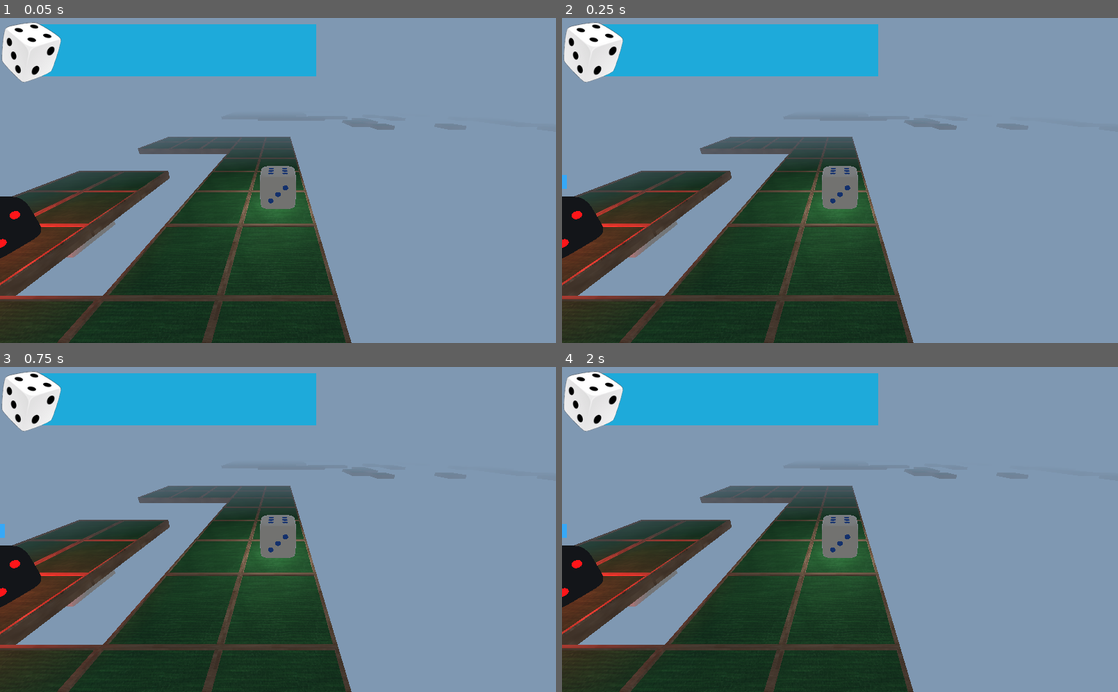
Above: before the commit, frames 1-4 (two rows, left to right).
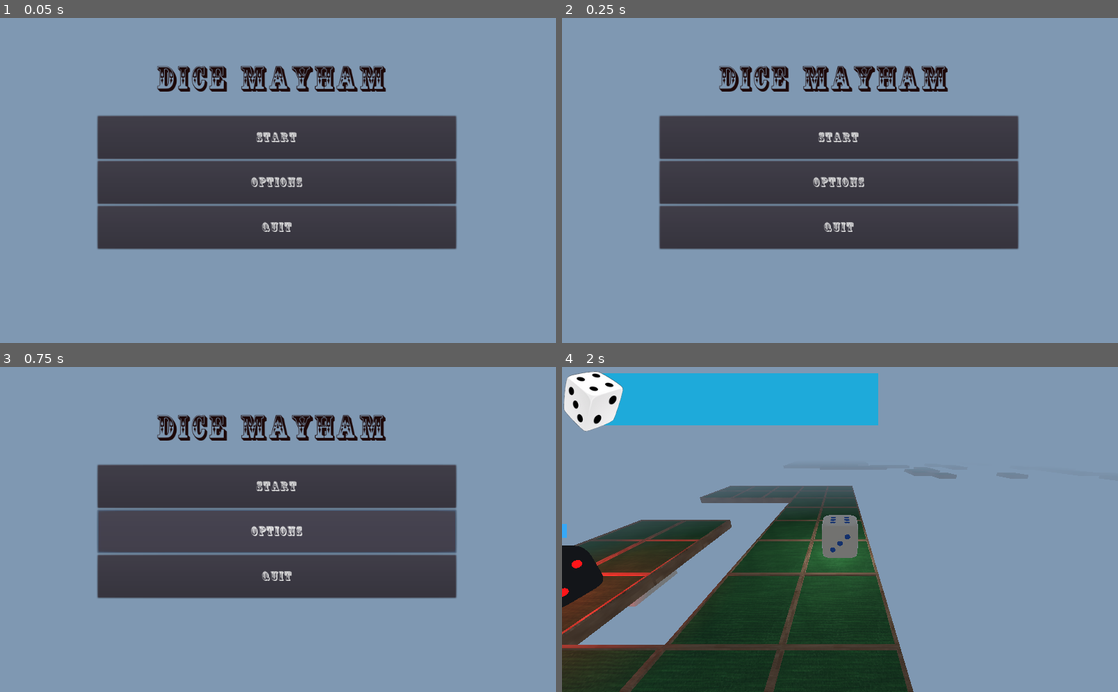
Above: after the commit, the same moments.

Repository: ayylol/Dice
Game: Godot game, scene res://MainMenu.tscn
Two runs of this game, one before a commit and one after it. Both use one fixed random seed, a clock stepped at 60 frames per second and the inputs below. Before the commit the project starts from res://Root.tscn.
Inputs (mouse positions are in pixels of both pictures, inside the frame that each line leads up to):
- Up to frame 1 (0.05 s): no input
- Up to frame 2 (0.25 s): no input
- Up to frame 3 (0.75 s): click (278, 529) at 0.5 s, where only the run after the commit has a clickable "Options"
- Up to frame 4 (2 s): click (840, 487) at 1.25 s, where only the run after the commit has a clickable "Start"

The runs differ from the first frame. In frame 1, 54% of the frame differs, in the area x 0-83%, y 1-100%; in frame 2, 54%; in frame 3, 55%; in frame 4, nothing differs.

Commit message:
added menus

Diff:
--- /dev/null
+++ b/GameOverMenu.gd
@@ -0,0 +1,22 @@
+extends Control
+
+
+# Declare member variables here. Examples:
+# var a = 2
+# var b = "text"
+
+
+# Called when the node enters the scene tree for the first time.
+func _ready():
+	pass # Replace with function body.
+
+
+# Called every frame. 'delta' is the elapsed time since the previous frame.
+#func _process(delta):
+#	pass
+
+func _on_PlayAgainButton_pressed():
+	get_tree().change_scene("res://MainMenu.tscn") # Replace with function body.
+
+func _on_QuitGOButton_pressed():
+	get_tree().quit() # Replace with function body.
--- /dev/null
+++ b/GameOverMenu.tscn
@@ -0,0 +1,53 @@
+[gd_scene load_steps=7 format=2]
+
+[ext_resource path="res://GameOverMenu.gd" type="Script" id=1]
+[ext_resource path="res://CoffeetinInitials-YXJ2.ttf" type="DynamicFontData" id=2]
+
+[sub_resource type="Theme" id=1]
+
+[sub_resource type="DynamicFont" id=2]
+size = 23
+font_data = ExtResource( 2 )
+
+[sub_resource type="Theme" id=3]
+
+[sub_resource type="DynamicFont" id=4]
+size = 23
+font_data = ExtResource( 2 )
+
+[node name="GameOverMenu" type="Control"]
+anchor_right = 1.0
+anchor_bottom = 1.0
+script = ExtResource( 1 )
+
+[node name="VBoxContainer" type="VBoxContainer" parent="."]
+anchor_left = 0.5
+anchor_top = 0.5
+anchor_right = 0.5
+anchor_bottom = 0.5
+margin_left = -330.0
+margin_top = -122.5
+margin_right = 330.0
+margin_bottom = 122.5
+
+[node name="PlayAgainButton" type="Button" parent="VBoxContainer"]
+margin_right = 660.0
+margin_bottom = 120.0
+size_flags_horizontal = 3
+size_flags_vertical = 3
+theme = SubResource( 1 )
+custom_fonts/font = SubResource( 2 )
+text = "Play AGAIN?"
+
+[node name="QuitGOButton" type="Button" parent="VBoxContainer"]
+margin_top = 124.0
+margin_right = 660.0
+margin_bottom = 245.0
+size_flags_horizontal = 3
+size_flags_vertical = 3
+theme = SubResource( 3 )
+custom_fonts/font = SubResource( 4 )
+text = "Quit"
+
+[connection signal="pressed" from="VBoxContainer/PlayAgainButton" to="." method="_on_PlayAgainButton_pressed"]
+[connection signal="pressed" from="VBoxContainer/QuitGOButton" to="." method="_on_QuitGOButton_pressed"]
--- /dev/null
+++ b/MainMenu.gd
@@ -0,0 +1,22 @@
+extends Control
+
+
+# Declare member variables here. Examples:
+# var a = 2
+# var b = "text"
+
+
+# Called when the node enters the scene tree for the first time.
+func _ready():
+	pass # Replace with function body.
+
+
+# Called every frame. 'delta' is the elapsed time since the previous frame.
+#func _process(delta):
+#	pass
+
+func _on_StartButton_pressed():
+	get_tree().change_scene("res://Root.tscn") # Replace with function body.
+
+func _on_QuitButton_pressed():
+	get_tree().quit()
--- /dev/null
+++ b/MainMenu.tscn
@@ -0,0 +1,90 @@
+[gd_scene load_steps=11 format=2]
+
+[ext_resource path="res://MainMenu.gd" type="Script" id=1]
+[ext_resource path="res://CoffeetinInitials-YXJ2.ttf" type="DynamicFontData" id=2]
+
+[sub_resource type="Theme" id=1]
+
+[sub_resource type="DynamicFont" id=2]
+size = 23
+font_data = ExtResource( 2 )
+
+[sub_resource type="Theme" id=3]
+
+[sub_resource type="DynamicFont" id=4]
+size = 23
+font_data = ExtResource( 2 )
+
+[sub_resource type="Theme" id=5]
+
+[sub_resource type="DynamicFont" id=6]
+size = 23
+font_data = ExtResource( 2 )
+
+[sub_resource type="Theme" id=7]
+
+[sub_resource type="DynamicFont" id=8]
+size = 59
+outline_color = Color( 0.105882, 0.105882, 0.105882, 1 )
+font_data = ExtResource( 2 )
+
+[node name="MainMenu" type="Control"]
+anchor_right = 1.0
+anchor_bottom = 1.0
+margin_left = -2.0
+margin_top = 3.0
+margin_right = -2.0
+margin_bottom = 3.0
+script = ExtResource( 1 )
+
+[node name="VBoxContainer" type="VBoxContainer" parent="."]
+anchor_left = 0.5
+anchor_top = 0.5
+anchor_right = 0.5
+anchor_bottom = 0.5
+margin_left = -330.0
+margin_top = -122.5
+margin_right = 330.0
+margin_bottom = 122.5
+
+[node name="StartButton" type="Button" parent="VBoxContainer"]
+margin_right = 660.0
+margin_bottom = 79.0
+size_flags_horizontal = 3
+size_flags_vertical = 3
+theme = SubResource( 1 )
+custom_fonts/font = SubResource( 2 )
+text = "Start"
+
+[node name="OptionsButton" type="Button" parent="VBoxContainer"]
+margin_top = 83.0
+margin_right = 660.0
+margin_bottom = 162.0
+size_flags_horizontal = 3
+size_flags_vertical = 3
+theme = SubResource( 3 )
+custom_fonts/font = SubResource( 4 )
+text = "Options"
+
+[node name="QuitButton" type="Button" parent="VBoxContainer"]
+margin_top = 166.0
+margin_right = 660.0
+margin_bottom = 245.0
+size_flags_horizontal = 3
+size_flags_vertical = 3
+theme = SubResource( 5 )
+custom_fonts/font = SubResource( 6 )
+text = "Quit"
+
+[node name="Label" type="Label" parent="."]
+margin_left = 290.0
+margin_top = 79.0
+margin_right = 737.0
+margin_bottom = 150.0
+theme = SubResource( 7 )
+custom_colors/font_color = Color( 0.117647, 0.0392157, 0.0392157, 1 )
+custom_fonts/font = SubResource( 8 )
+text = "DICE MAYHAM"
+
+[connection signal="pressed" from="VBoxContainer/StartButton" to="." method="_on_StartButton_pressed"]
+[connection signal="pressed" from="VBoxContainer/QuitButton" to="." method="_on_QuitButton_pressed"]
--- a/project.godot
+++ b/project.godot
@@ -11,12 +11,16 @@
 [application]
 
 config/name="Dice"
-run/main_scene="res://Root.tscn"
+run/main_scene="res://MainMenu.tscn"
 config/icon="res://icon.png"
 
 [autoload]
 
 Directions="*res://Directions.gd"
+
+[global]
+
+run=false
 
 [input]
 
Binary file added: CoffeetinInitials-YXJ2.ttf
